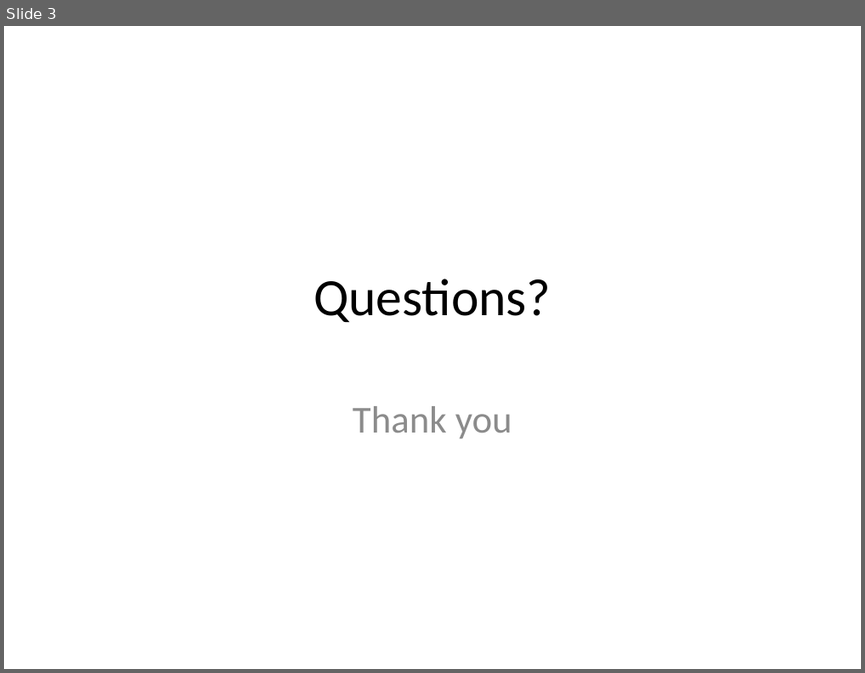
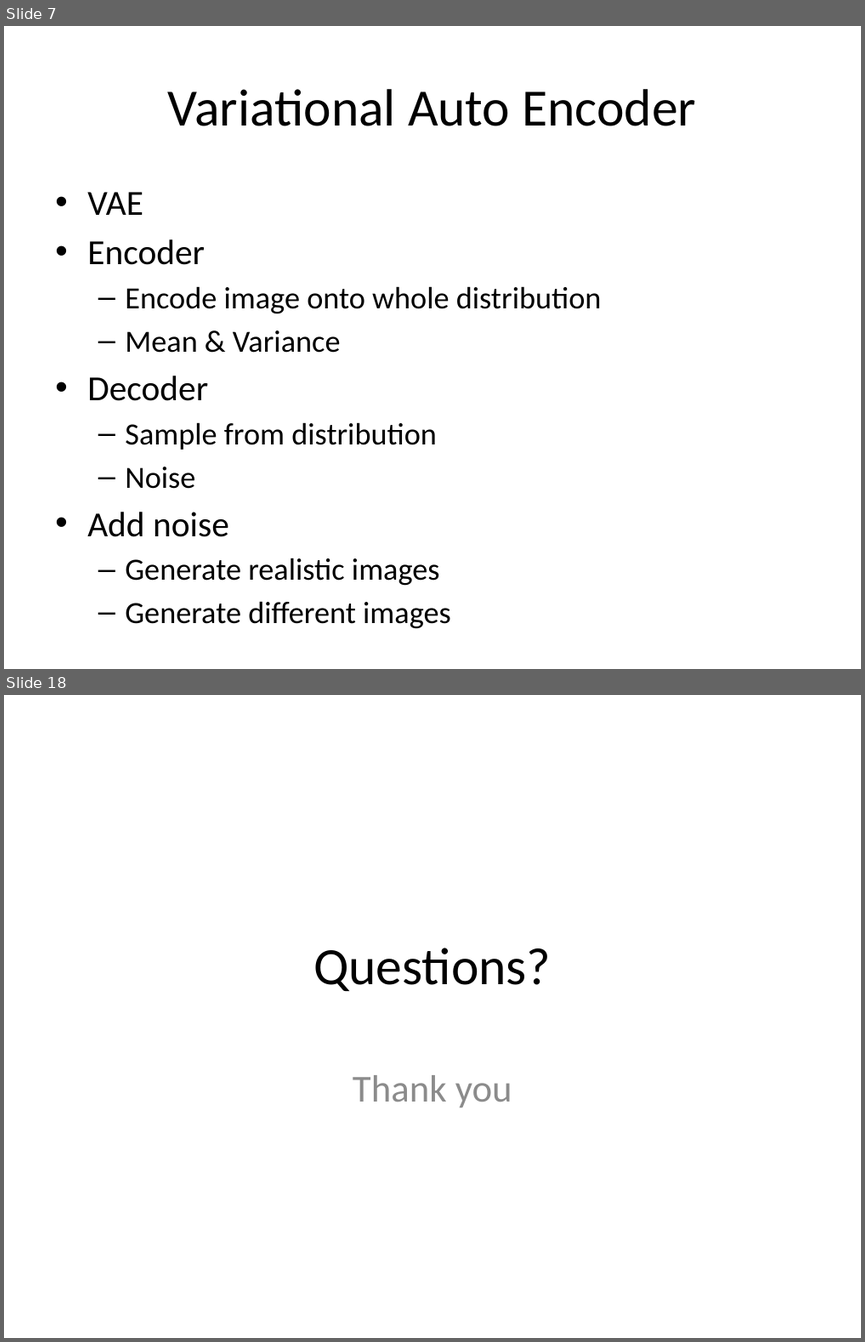
Before and after one commit to look4pritam/GenerativeAdversarialNetworks, a slide deck: Presentations/GenerativeAdversarialNetwork.pptx. Shown one above the other, each under a label of ours: slide 3 before the commit, slides 7 and 18 after it; the slides between them are not shown. The pictures are 865x673 and 865x1342 pixels, drawn with LibreOffice and Linux fonts; fonts in the diff are those of the drawing. Boxes give left, top, right and bottom in pixels: in the first picture for what was removed or moved away, otherwise in the second. Text is boxed around its words. In the diff, an @@ line names an element or a change of style, - is before the commit and + after.

```diff
--- a/Presentations/GenerativeAdversarialNetwork.pptx
+++ b/Presentations/GenerativeAdversarialNetwork.pptx
@@ slide 7 added at box(4, 26, 861, 669), background #FFFFFF @@
@@ title added at box(168, 89, 696, 126), 44 pt, text #000000 @@
+Variational Auto Encoder
@@ text added at box(87, 192, 602, 629), 25.9 pt, text #000000 @@
+• VAE
+• Encoder
+  – Encode image onto whole distribution
+  – Mean & Variance
+• Decoder
+  – Sample from distribution
+  – Noise
+• Add noise
+  – Generate realistic images
+  – Generate different images
@@ what was slide 3 is now slide 18 @@
```
Also in this commit, not shown: 1 slide changed, 15 other slides added, 1 slide removed.
